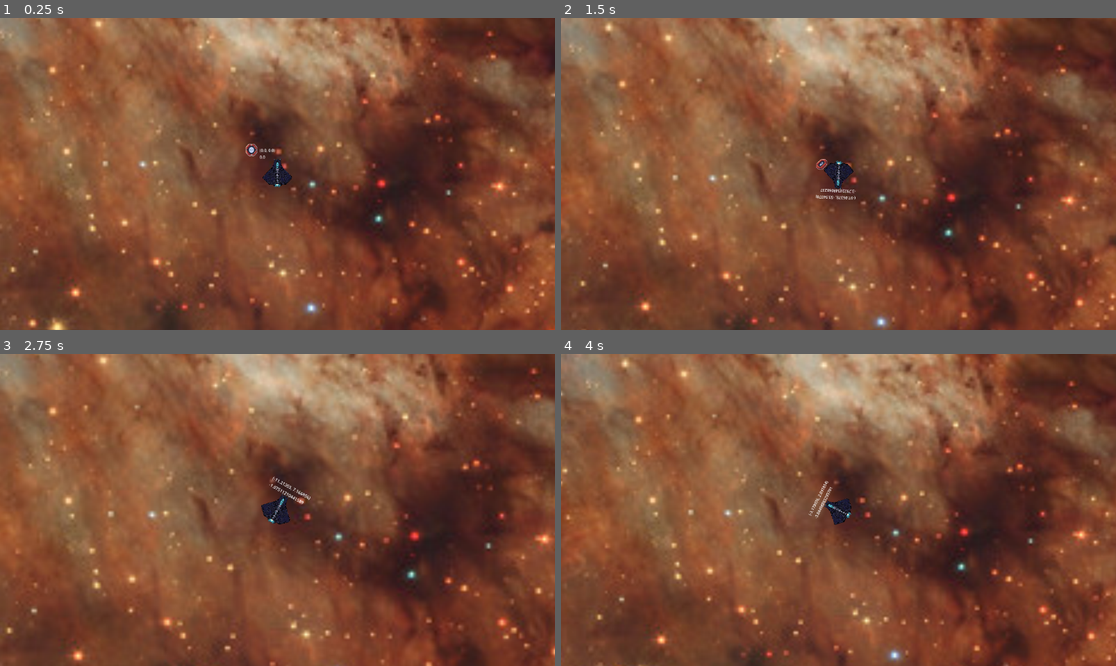
Above: before the commit, frames 1-4 (two rows, left to right).
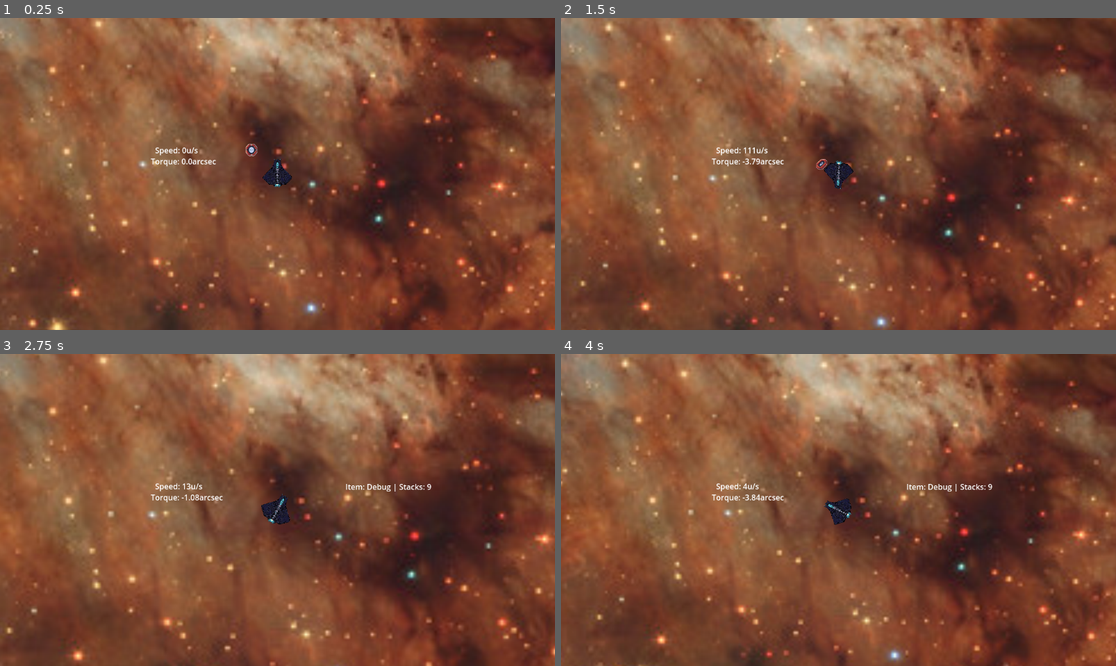
Above: after the commit, the same moments.

Repository: Tegiminis/Space-Piracy
Game: Godot game, scene res://debug_main.tscn
The game is run twice, just before and just after one commit, with the same random seed, the same clock (stepped at 60 frames per second) and the same inputs.
Inputs (mouse positions are in pixels of both pictures, inside the frame that each line leads up to):
- Up to frame 1 (0.25 s): no input
- Up to frame 2 (1.5 s): tap Enter at 0.5 s; move the mouse to (810, 236) at 0.52 s; hold A (rotate_ccw) 0.53-1.28 s; hold W (thrust) from 0.53 s (still down); move the mouse to (1005, 220) at 1.27 s; tap D (rotate_cw) at 1.35 s
- Up to frame 3 (2.75 s): move the mouse to (111, 463) at 2.02 s; release W (thrust) at 2.03 s; hold Space (brake) from 2.03 s (still down); tap Mouse wheel up (zoom_in) at 2.1 s
- Up to frame 4 (4 s): keep holding Space (brake); move the mouse to (866, 510) at 2.77 s; tap Mouse wheel down (zoom_out) at 2.85 s; move the mouse to (755, 432) at 3.52 s; hold A (rotate_ccw) from 3.53 s (still down)

The runs differ from the first frame. In frame 1, 0.2% of the frame differs, in the area x 27-50%, y 41-48%; in frame 2, 0.3%; in frame 3, 0.5%, in the area x 27-78%, y 39-49%; in frame 4, 0.5%.

Commit message:
decoupled cargo inventory from player (so that other ships can have a cargo inventory) decoupled HUD (so it now properly follows camera without rotating)

Diff:
--- a/actors/player/player.gd
+++ b/actors/player/player.gd
@@ -3,36 +3,30 @@
 @export var acceleration = 200
 @export var brake = 1
 
-@onready var gui_speed = $Control/Speed
-@onready var gui_torque = $Control/Rotation
+@export var hud : CanvasLayer
 @onready var camera = $Camera2D
-
-var cargo : Dictionary
-var weight : int:
-	get:
-		var _weight = 0
-		for item in cargo:
-			_weight += item["ref"].weight * item["stacks"]
-		return _weight
-	set(value):
-		push_error(str(self) +": You cannot set an inventory's weight directly!")
-@export var weight_max : int = 10
+@onready var cargo = $CargoInventory
 
 func _ready() -> void:
-	cargo = {}
+	pass
 
 func _input(event: InputEvent) -> void:
 	pass
 
 func _process(delta: float) -> void:
-	pass
+	var inv_debug_str : String = ""
+	for key in cargo.inventory:
+		var value = cargo.inventory[key]
+		inv_debug_str += "Item: " + str(value["ref"].name) + " | " + "Stacks: " + str(value["stacks"]) + "\n"
+	hud.cargo.text = inv_debug_str
 
 func _physics_process(delta: float) -> void:
 
 	linear_damp = 0
 
-	gui_speed.text = str(linear_velocity)
-	gui_torque.text = str(angular_velocity)
+	var int_speed = snapped(linear_velocity.length(), 1)
+	hud.speed.text = "Speed: " + str(int_speed) + "u/s"
+	hud.angular.text = "Torque: " + str(snapped(angular_velocity,0.01)) + "arcsec"
 
 	var direction = position.angle()
 
--- a/actors/player/player.tscn
+++ b/actors/player/player.tscn
@@ -1,13 +1,17 @@
-[gd_scene load_steps=5 format=3 uid="uid://dehoi63e4uru4"]
+[gd_scene load_steps=7 format=3 uid="uid://dehoi63e4uru4"]
 
 [ext_resource type="Script" uid="uid://vi18hjd2sbii" path="res://actors/player/player.gd" id="1_ilk7j"]
 [ext_resource type="Texture2D" uid="uid://b3chcwm3qclqe" path="res://sprites/Kitty-Fighter-1.png" id="1_nvxhs"]
+[ext_resource type="Script" uid="uid://bcxihwjlgobj0" path="res://components/cargo/cargo_inventory.gd" id="3_ax26v"]
 
 [sub_resource type="RectangleShape2D" id="RectangleShape2D_ilk7j"]
 size = Vector2(20, 95)
 
 [sub_resource type="CircleShape2D" id="CircleShape2D_ax26v"]
 radius = 35.0
+
+[sub_resource type="RectangleShape2D" id="RectangleShape2D_lsqbn"]
+size = Vector2(128, 128)
 
 [node name="Player" type="RigidBody2D"]
 z_index = 1
@@ -32,22 +36,8 @@
 [node name="Camera2D" type="Camera2D" parent="."]
 zoom = Vector2(0.5, 0.5)
 
-[node name="Control" type="Control" parent="."]
-layout_mode = 3
-anchors_preset = 0
-offset_right = 40.0
-offset_bottom = 40.0
+[node name="CargoInventory" type="Area2D" parent="."]
+script = ExtResource("3_ax26v")
 
-[node name="Rotation" type="Label" parent="Control"]
-layout_mode = 0
-offset_left = -74.0
-offset_top = -82.0
-offset_right = -34.0
-offset_bottom = -59.0
-
-[node name="Speed" type="Label" parent="Control"]
-layout_mode = 0
-offset_left = -74.0
-offset_top = -110.0
-offset_right = -34.0
-offset_bottom = -87.0
+[node name="CollisionShape2D" type="CollisionShape2D" parent="CargoInventory"]
+shape = SubResource("RectangleShape2D_lsqbn")
--- /dev/null
+++ b/components/cargo/CargoInventory.tscn
@@ -0,0 +1,11 @@
+[gd_scene load_steps=3 format=3 uid="uid://ctp8gdxg3st4h"]
+
+[ext_resource type="Script" uid="uid://bcxihwjlgobj0" path="res://components/cargo/cargo_inventory.gd" id="1_jhjmk"]
+
+[sub_resource type="RectangleShape2D" id="RectangleShape2D_1cjhd"]
+
+[node name="CargoInventory" type="Area2D"]
+script = ExtResource("1_jhjmk")
+
+[node name="CollisionShape2D" type="CollisionShape2D" parent="."]
+shape = SubResource("RectangleShape2D_1cjhd")
--- /dev/null
+++ b/components/cargo/cargo_inventory.gd
@@ -0,0 +1,39 @@
+extends Area2D
+class_name CargoInventory
+
+signal added_item(item, stacks)
+
+var inventory : Dictionary
+var weight : int:
+	get:
+		var _weight = 0
+		for item in inventory:
+			_weight += item["ref"].weight * item["stacks"]
+		return _weight
+	set(value):
+		push_error(str(self) +": You cannot set an inventory's weight directly!")
+@export var weight_max : int = 10
+
+func add_item(item:Item, stacks:int = 1) -> int:
+	print("Inventory component function invoked: add_item")
+	var stacks_left = stacks
+	var item_dict : Dictionary = {"ref": item, "stacks": stacks}
+	var weight_left : int = weight_max - weight
+	var can_hold : bool = item.weight < weight_left
+	print(str(inventory) + str(can_hold))
+
+	if can_hold:
+		var _item = inventory.get(item.name)
+		var to_add : int = stacks
+		if (item.weight * stacks) > weight_left:
+			@warning_ignore("integer_division")
+			to_add = weight_left / item.weight
+		item_dict["stacks"] = to_add
+
+		if _item:
+			_item["stacks"] += to_add
+		else:
+			inventory[item.name] = item_dict
+		stacks_left -= to_add
+
+	return stacks_left
--- /dev/null
+++ b/components/hud/hud.gd
@@ -0,0 +1,6 @@
+extends CanvasLayer
+class_name HUD
+
+@onready var speed = $Speed
+@onready var angular = $Rotation
+@onready var cargo = $Cargo
--- /dev/null
+++ b/components/hud/hud.tscn
@@ -0,0 +1,24 @@
+[gd_scene format=3 uid="uid://dtdul0e476fqk"]
+
+[node name="HUD" type="CanvasLayer"]
+
+[node name="Speed" type="Label" parent="."]
+offset_left = 322.0
+offset_top = 263.0
+offset_right = 370.0
+offset_bottom = 286.0
+text = "Speed"
+
+[node name="Rotation" type="Label" parent="."]
+offset_left = 313.0
+offset_top = 286.0
+offset_right = 380.0
+offset_bottom = 309.0
+text = "Rotation"
+
+[node name="Cargo" type="Label" parent="."]
+offset_left = 717.0
+offset_top = 264.0
+offset_right = 763.0
+offset_bottom = 287.0
+text = "Cargo"
--- a/debug_main.tscn
+++ b/debug_main.tscn
@@ -1,23 +1,28 @@
-[gd_scene load_steps=6 format=3 uid="uid://r53hx63atqvf"]
+[gd_scene load_steps=8 format=3 uid="uid://r53hx63atqvf"]
 
 [ext_resource type="PackedScene" uid="uid://dehoi63e4uru4" path="res://actors/player/player.tscn" id="1_qa1h0"]
 [ext_resource type="Texture2D" uid="uid://dnbpr2tvbwrfk" path="res://sprites/space_backdrop.jpg" id="2_btyhq"]
-[ext_resource type="PackedScene" uid="uid://bjfvop78828wx" path="res://objects/cargo/Container.tscn" id="3_nve11"]
+[ext_resource type="PackedScene" uid="uid://bjfvop78828wx" path="res://objects/cargo_container/CargoContainer.tscn" id="3_nve11"]
 [ext_resource type="Script" uid="uid://h7tcafjig66e" path="res://resources/item.gd" id="4_a3sma"]
+[ext_resource type="PackedScene" uid="uid://dtdul0e476fqk" path="res://components/hud/hud.tscn" id="5_4b5sl"]
+[ext_resource type="Script" uid="uid://cxpw6y2cssp6p" path="res://components/hud/hud.gd" id="6_4deea"]
 
-[sub_resource type="Resource" id="Resource_a3sma"]
+[sub_resource type="Resource" id="Resource_4b5sl"]
 resource_local_to_scene = true
 script = ExtResource("4_a3sma")
+name = "Debug"
 weight = 1
-name = "Debug"
+size = 1
 base_value = 1.0
 can_stack = true
+unique = false
 metadata/_custom_type_script = "uid://h7tcafjig66e"
 
 [node name="DebugMain" type="Node2D"]
 
-[node name="Player" parent="." instance=ExtResource("1_qa1h0")]
+[node name="Player" parent="." node_paths=PackedStringArray("hud") instance=ExtResource("1_qa1h0")]
 position = Vector2(469, 293)
+hud = NodePath("../HUD")
 
 [node name="Sprite2D" type="Sprite2D" parent="."]
 z_index = -1
@@ -26,5 +31,8 @@
 
 [node name="Cargo" parent="." instance=ExtResource("3_nve11")]
 position = Vector2(361, 193)
-item = SubResource("Resource_a3sma")
+item = SubResource("Resource_4b5sl")
 stacks = 9
+
+[node name="HUD" parent="." instance=ExtResource("5_4b5sl")]
+script = ExtResource("6_4deea")
--- a/objects/cargo/container.gd
+++ /dev/null
@@ -1,35 +0,0 @@
-extends RigidBody2D
-
-@onready var animator = $Sprite2D/AnimationPlayer
-@export var item : Item
-@export var stacks : int = 1
-
-func _ready() -> void:
-	animator.play("idle")
-
-func _on_area_2d_body_entered(body: Node2D) -> void:
-	print("Cargo container touched")
-	var cargo : Dictionary = body.get("cargo")
-	var item_dict : Dictionary = {"ref": item, "stacks": stacks}
-	var weight_left : int = body.get("weight_max") - body.get("weight")
-	var can_hold : bool = item.weight < weight_left
-	print(str(cargo) + str(can_hold))
-
-	if cargo != null and can_hold:
-		var _item = cargo.get(item.name)
-		var to_add : int = stacks
-		if (item.weight * stacks) > weight_left:
-			@warning_ignore("integer_division")
-			to_add = weight_left / item.weight
-		item_dict["stacks"] = to_add
-
-		if _item:
-			_item["stacks"] += to_add
-		else:
-			cargo[item.name] = item_dict
-		stacks -= to_add
-		print(cargo)
-		print("Container stacks left: " + str(stacks))
-
-	if stacks <= 0:
-		queue_free()
--- a/objects/cargo/Container.tscn
+++ b/objects/cargo_container/CargoContainer.tscn
@@ -1,6 +1,6 @@
 [gd_scene load_steps=8 format=3 uid="uid://bjfvop78828wx"]
 
-[ext_resource type="Script" uid="uid://cdyshjrjp06sq" path="res://objects/cargo/container.gd" id="1_cyjns"]
+[ext_resource type="Script" uid="uid://cdyshjrjp06sq" path="res://objects/cargo_container/cargo_container.gd" id="1_cyjns"]
 [ext_resource type="Texture2D" uid="uid://ng5bxajltodo" path="res://sprites/pickup-1-sheet.png" id="2_chr78"]
 
 [sub_resource type="CircleShape2D" id="CircleShape2D_8rlx8"]
--- /dev/null
+++ b/objects/cargo_container/cargo_container.gd
@@ -0,0 +1,17 @@
+extends RigidBody2D
+class_name CargoContainer
+
+@onready var animator = $Sprite2D/AnimationPlayer
+@export var item : Item
+@export var stacks : int = 1
+
+func _ready() -> void:
+	animator.play("idle")
+
+func _on_area_2d_body_entered(body: Node2D) -> void:
+	var cargo : CargoInventory = body.get("cargo")
+	if cargo != null:
+		stacks = cargo.add_item(item, stacks)
+
+	if stacks <= 0:
+		queue_free()
--- a/resources/item.gd
+++ b/resources/item.gd
@@ -1,8 +1,10 @@
 extends Resource
 class_name Item
 
+@export var name = "Debug"
 @export var weight : int = 1
-@export var name = "Debug"
-@export var base_value = 1.0
+@export var size : int = 1
+@export var base_value : float = 1.0
 #todo: add "unique item" logic
 @export var can_stack : bool = true
+@export var unique : bool = false
Not shown, added: components/cargo/cargo_inventory.gd.uid
Not shown, added: components/hud/hud.gd.uid
Renamed: objects/cargo/container.gd.uid -> objects/cargo_container/cargo_container.gd.uid
